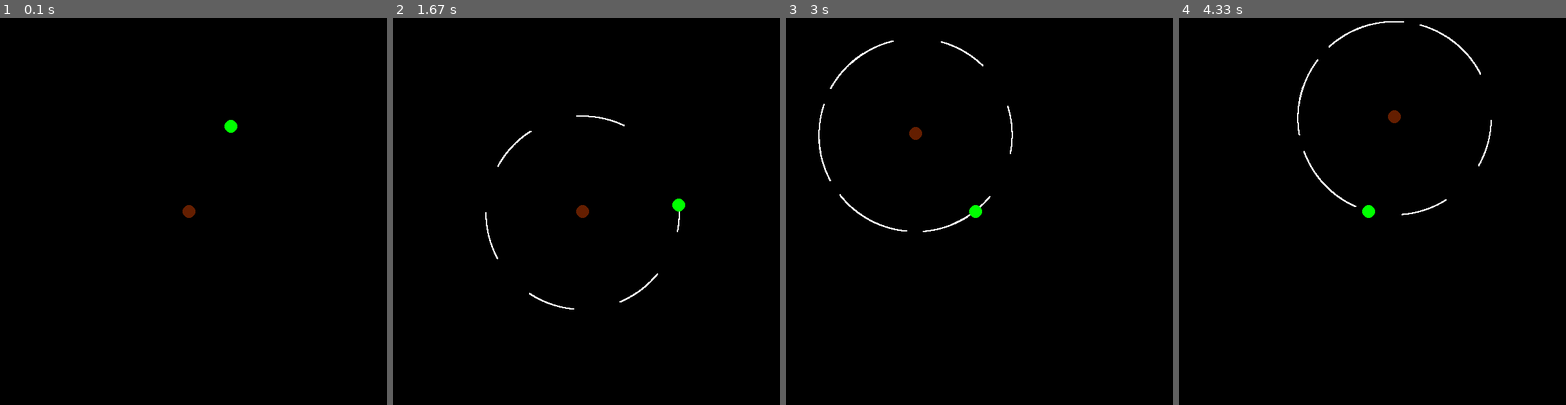
Above: before the commit, frames 1-4 (left to right).
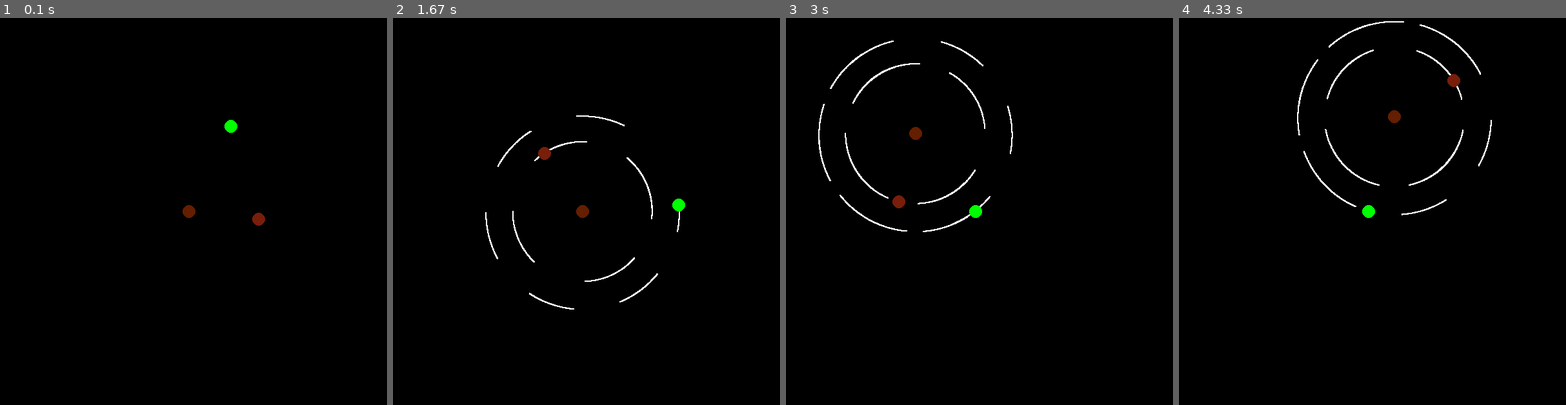
Above: after the commit, the same moments.

Repository: Dark-Cyan/Computational-Physics
Game: pygame game, started from Unit 2/OrbitalMechanics/main.py
Same seed, same stepped clock (60 frames per second), same inputs: the game is played once before the commit and once after it.
Inputs:
- Up to frame 1 (0.1 s): no input
- Up to frame 2 (1.67 s): tap Space at 0.33, 0.73, 1.03, 1.23, 1.53 s; hold Right 0.67-1.13 s; hold Right 1.17-1.63 s
- Up to frame 3 (3 s): hold Left 1.67-2.2 s; tap Space at 1.73, 2.03, 2.3, 2.6, 2.73 s; hold Left 2.23-2.63 s; hold Right from 2.67 s (still down)
- Up to frame 4 (4.33 s): tap Space at 3.03, 3.4, 3.7, 3.9, 4.2 s; release Right at 3.3 s; hold Left 3.33-3.8 s; hold Right 3.83-4.3 s

The runs differ from the first frame. In frame 1, less than 0.1% of the frame differs, in the area x 65-69%, y 50-54%; in frame 2, 0.3%; in frame 3, 0.4%, in the area x 8-59%, y 5-56%; in frame 4, 0.4%.

Commit message:
Added Uranus and Venus to Orbit

Diff:
--- a/Unit 2/OrbitalMechanics/celestialBody.py
+++ b/Unit 2/OrbitalMechanics/celestialBody.py
@@ -17,17 +17,17 @@
         self.color = color
         planets.append(self)
 
-mass = (5.97219E24, 1988410E24)
-radius = (100, 100)
+mass = (5.97219E24, 1988410E24, 86.813E24, 48.685E23)
+radius = (100, 100, 100, 100)
 
-velocity = (Vec(-2.721938833676917E+04, 1.301001220575709E+04, 2.722342885856932E-01), Vec(1.210213161761593E+1,-7.108630163798801,-1.931983570112581E-01))
+velocity = (Vec(-2.721938833676917E+04, 1.301001220575709E+04, 2.722342885856932E-01), Vec(1.210213161761593E+1,-7.108630163798801,-1.931983570112581E-01), Vec(-5.628359829391532E+03,3.588969078546308E+03,8.659264543726319E+01), Vec(3.721667178340711E+03,3.463984267802168E+04,2.615937364423928E+02))
 
-startX = (6.412312668699121E+10, -8.954314476268431E+08)
-startY = (1.318457264231664E+11, -7.136648792848191E+08)
-startZ = (1.963735964163393E+07, 2.747324307441281E+07)
-start = (Vec(startX[0], startY[0], startZ[0]), Vec(startX[1], startY[1], startZ[1]))
+startX = (6.412312668699121E+10, -8.954314476268431E+08, 1.677772197233593E+12, 1.070010863072421E+11)
+startY = (1.318457264231664E+11, -7.136648792848191E+08, 2.395865061511429E+12, -1.271206076371771E+10)
+startZ = (1.963735964163393E+07, 2.747324307441281E+07, -1.283763416125786E+10, -6.363034972213263E+09)
+start = (Vec(startX[0], startY[0], startZ[0]), Vec(startX[1], startY[1], startZ[1]), Vec(startX[2], startY[2], startZ[2]), Vec(startX[3], startY[3], startZ[3]))
 
-color = ((0,255,0), (100,30,0))
+color = ((0,255,0), (100,30,0), (0,20,120), (120,30,10))
 
 for i in range(len(mass)):
     planet = celestialBody(mass[i],radius[i],start[i], velocity[i], color[i])
